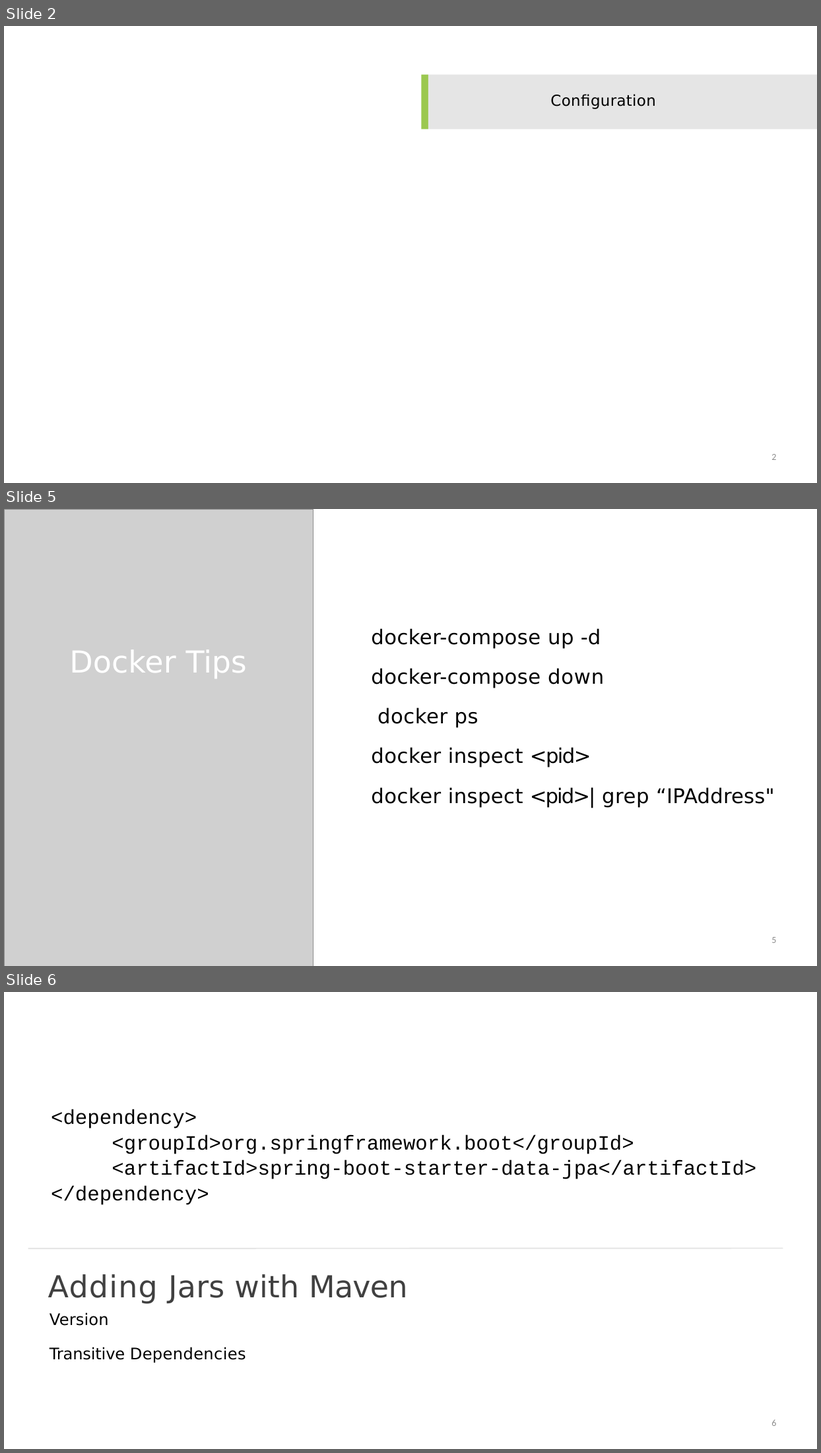
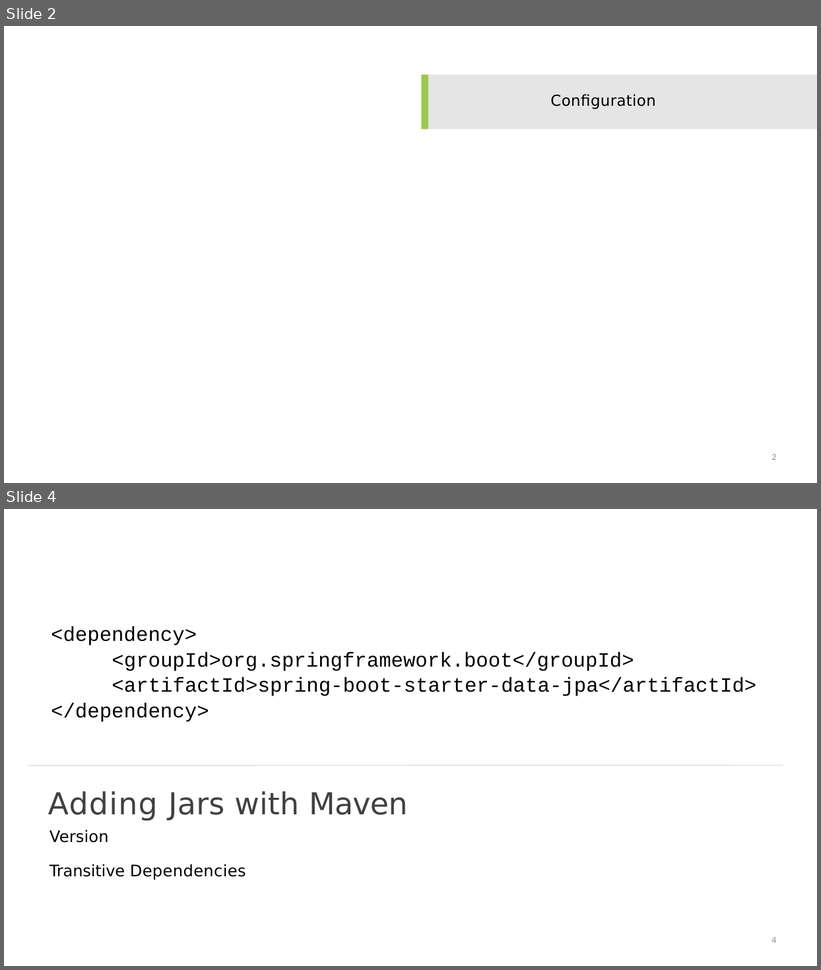
Before and after one commit to StevenJoseph19/Java-Apps, a slide deck: 3. Spring/Day 14/Slides/6. Configuration of Spring and JPA for Development/configuration-of-spring-and-jpa-for-development-slides.pptx. Shown one above the other, each under a label of ours: slides 2, 5 and 6 before the commit, slides 2 and 4 after it; the slides between them are not shown. The pictures are 821x1453 and 821x970 pixels, drawn with LibreOffice and Linux fonts; fonts in the diff are those of the drawing; grey boxes stand for pictures; background and template pictures are left out. Boxes give left, top, right and bottom in pixels: in the first picture for what was removed or moved away, otherwise in the second. Text is boxed around its words. In the diff, an @@ line names an element or a change of style, - is before the commit and + after.

```diff
--- a/3. Spring/Day 14/Slides/6. Configuration of Spring and JPA for Development/configuration-of-spring-and-jpa-for-development-slides.pptx
+++ b/3. Spring/Day 14/Slides/6. Configuration of Spring and JPA for Development/configuration-of-spring-and-jpa-for-development-slides.pptx
@@ slide 5 removed at box(4, 509, 817, 966), background #FFFFFF @@
@@ picture removed at box(4, 509, 313, 966) @@
@@ title removed at box(371, 628, 604, 728) @@
-docker-compose up -d
-docker-compose down docker ps
@@ text removed at box(69, 650, 247, 679) @@
-Docker Tips
@@ text removed at box(371, 747, 775, 808) @@
-docker inspect <pid>
-docker inspect <pid>| grep “IPAddress"
@@ page number removed at box(772, 937, 776, 943) @@
-5
@@ what was slide 6 is now slide 4 @@
@@ page number at box(772, 937, 776, 943): text changed @@
-6
+4
```
Also in this commit, not shown: 2 slides changed, 1 other slide removed, 7 other files.
